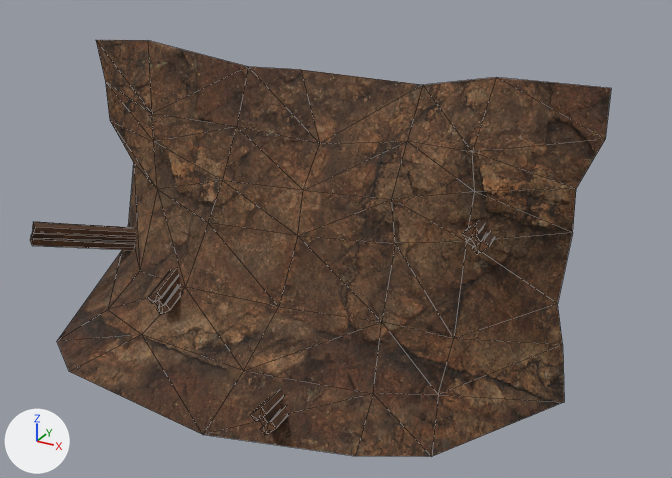
The glTF model assets/meshes/door_closed/door_closed.gltf as it was, and as the next commit left it.
One viewpoint serves both versions: a 50 mm camera at (4.78, -8.47, 5.4) aimed at (0.16, -0.06, 1.2). The lights are fixed; the arrows at lower left show +X, +Y and +Z. The picture after the commit comes second. Mesh edges are drawn as thin lines. Objects named as collision shapes, trigger or cutter boxes, shadow casters or lower levels of detail are left out. Where no turn or scale is listed for an object, it has been applied to the vertices. Vertices at exactly the same position are counted once.

Objects in the first picture: 'door_closed'.
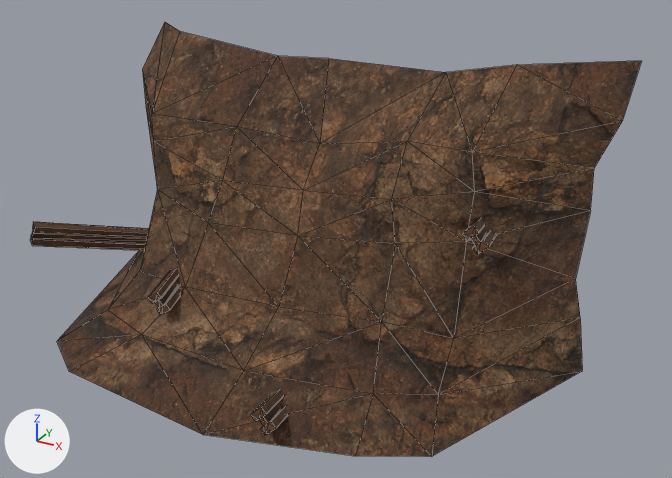
Commit message: fix closed door size

Diff of the bpy script that builds the scene:
```diff
--- a/assets/meshes/door_closed/door_closed.gltf.py
+++ b/assets/meshes/door_closed/door_closed.gltf.py
@@ me_door_closed @@
 me_door_closed.from_pydata(...)  # 145 vertices, 248 faces; spans x -3.11..2.92, y -2.45..2.18, z -0.55..3.2
 # used by ob_door_closed; location = (0.0, 0.0, 0.0)
+# me_door_closed part 1: all 5 vertices in x -2.33..1.82, y -0.06..0.16, z 3.02..3.19 are moved by (0.0, 0.61, 0.0)
+# me_door_closed part 2: all 6 vertices in x -2.97..-2.64, y -0.7..-0.12, z -0.01..2.64 are moved by (0.0, 0.69, 0.0)
+# me_door_closed part 3: all 6 vertices in x 2.64..2.92, y -0.19..0.26, z 0.0..2.7 are moved by (0.0, 0.69, 0.0)
+# me_door_closed part 4: the 1 vertex in x -3.01, y -0.18, z 3.14 is moved by (0.0, 1.29, 0.0)
+# me_door_closed part 5: the 1 vertex in x 2.92, y 0.26, z 3.2 is moved by (0.0, 1.29, 0.0)
 me_door_closed.materials.append(mat_m_rock_face_03)
```

Where the change shows, as pixel boxes [x1, y1, x2, y2] in the pictures (672 x 478 px; the box of a moved part takes in the faces that stretch with it):
'door_closed', reshaped: before [30, 40, 611, 457]; after [30, 22, 641, 457]
part 1 of me_door_closed, moved or reshaped: before [148, 41, 604, 152]; after [152, 31, 622, 152]
part 2 of me_door_closed, moved or reshaped: before [57, 81, 157, 341]; after [58, 70, 157, 340]
part 3 of me_door_closed, moved or reshaped: before [432, 139, 605, 456]; after [432, 122, 622, 456]
part 4 of me_door_closed, moved or reshaped: before [96, 40, 152, 114]; after [142, 22, 180, 112]
part 5 of me_door_closed, moved or reshaped: before [496, 77, 611, 139]; after [518, 61, 641, 121]
